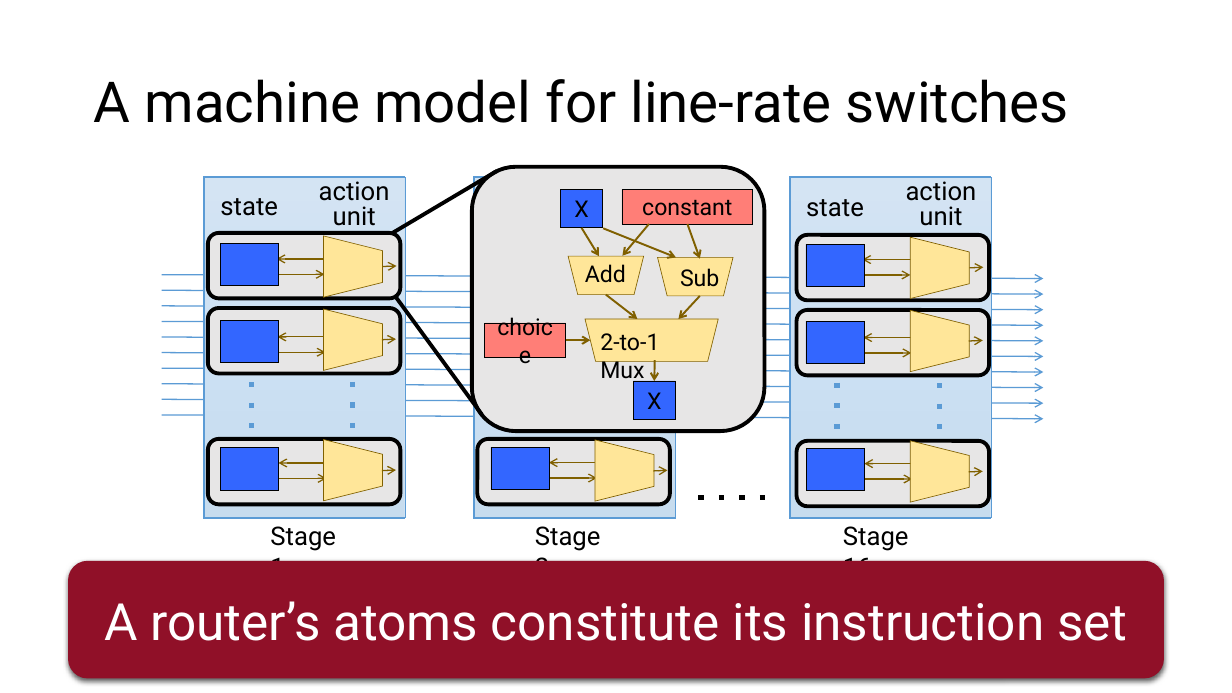
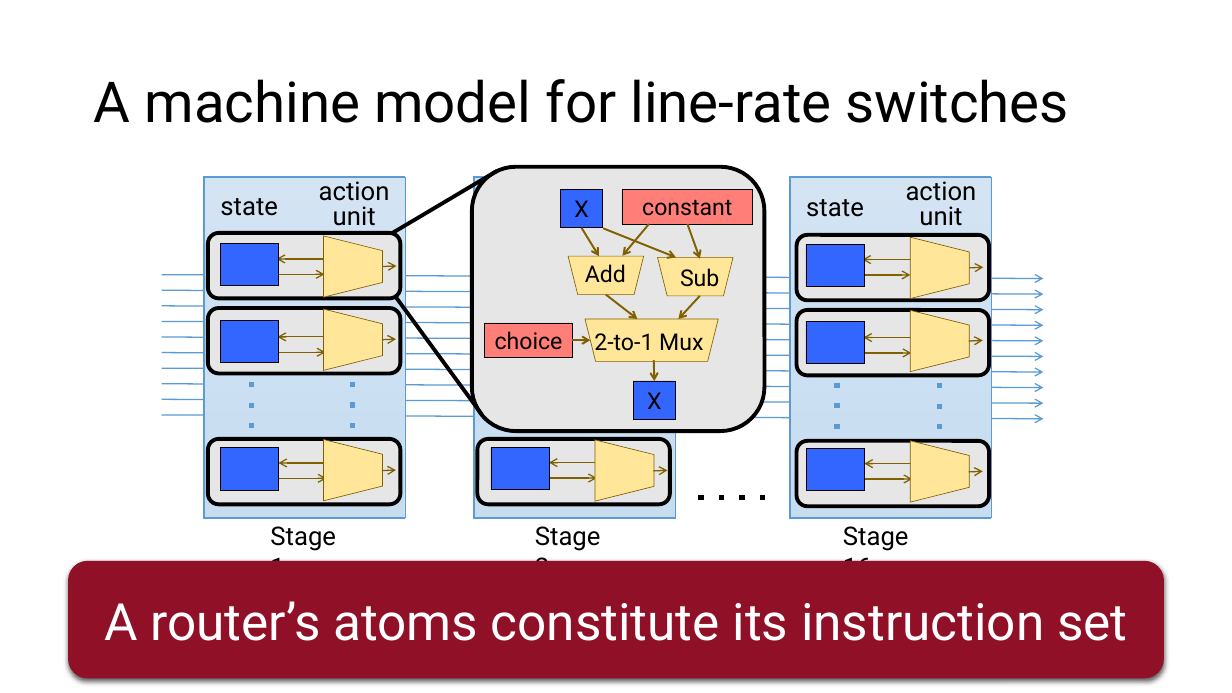
Before and after one commit to anirudhSK/pifo-domino-marple-ppts, a slide deck: slide 10 of domino_sigcomm.pptx (slide 11 before the commit). Drawn at 1232x693 pixels with LibreOffice and Linux fonts; fonts in the diff are those of the drawing. Boxes give left, top, right and bottom in pixels: in the first picture for what was removed or moved away, otherwise in the second. Text is boxed around its words. In the diff, an @@ line names an element or a change of style, - is before the commit and + after.

```diff
--- a/domino_sigcomm.pptx
+++ b/domino_sigcomm.pptx
@@ rectangle "choice" resized from (x1=485, y1=323, x2=567, y2=358) to (x1=485, y1=323, x2=573, y2=358) @@
@@ text "2-to-1 Mux" rewrapped from (x1=600, y1=333, x2=659, y2=383) to (x1=594, y1=333, x2=703, y2=351) @@
@@ arrow moved from (566, 340) - (591, 340) to (573, 340) - (591, 340) @@
```
Also in this commit, not shown: 7 other slides changed.
